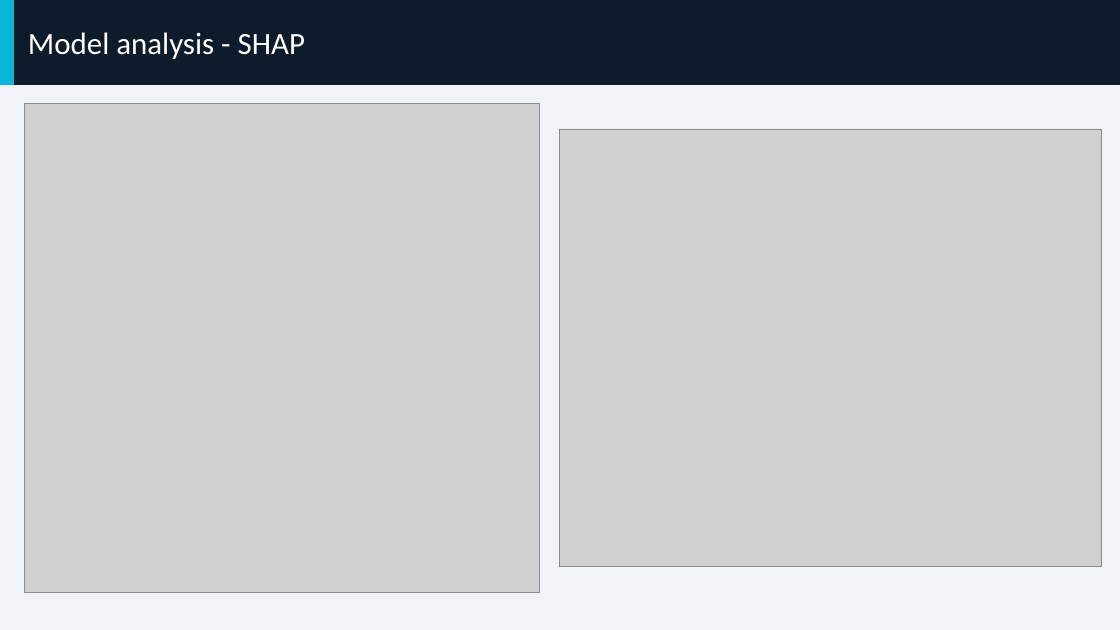
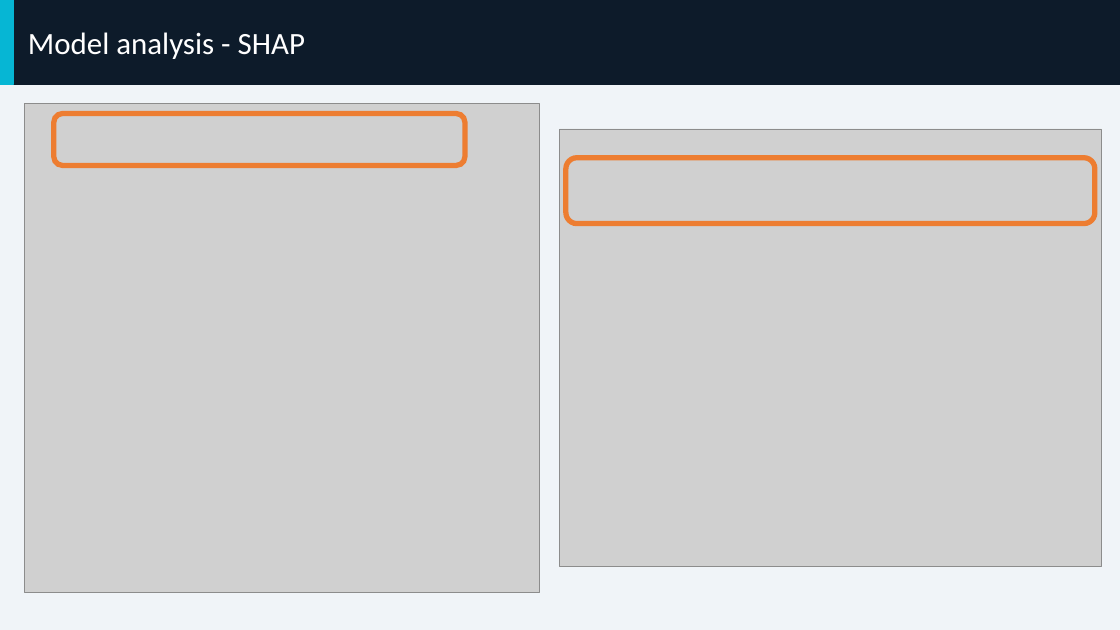
Before and after one commit to edodo/datavisualization, a slide deck: slide 12 of group_project.pptx (slide 11 before the commit). Drawn at 1120x630 pixels with LibreOffice and Linux fonts; fonts in the diff are those of the drawing; grey boxes stand for pictures. Boxes give left, top, right and bottom in pixels: in the first picture for what was removed or moved away, otherwise in the second. Text is boxed around its words. In the diff, an @@ line names an element or a change of style, - is before the commit and + after.

```diff
--- a/group_project.pptx
+++ b/group_project.pptx
@@ rounded rectangle added at (54,113,465,166), outline #ED7D31 4.5 pt @@
@@ rounded rectangle added at (566,158,1096,223), outline #ED7D31 4.5 pt @@
```
Also in this commit, not shown: 6 other slides changed.
